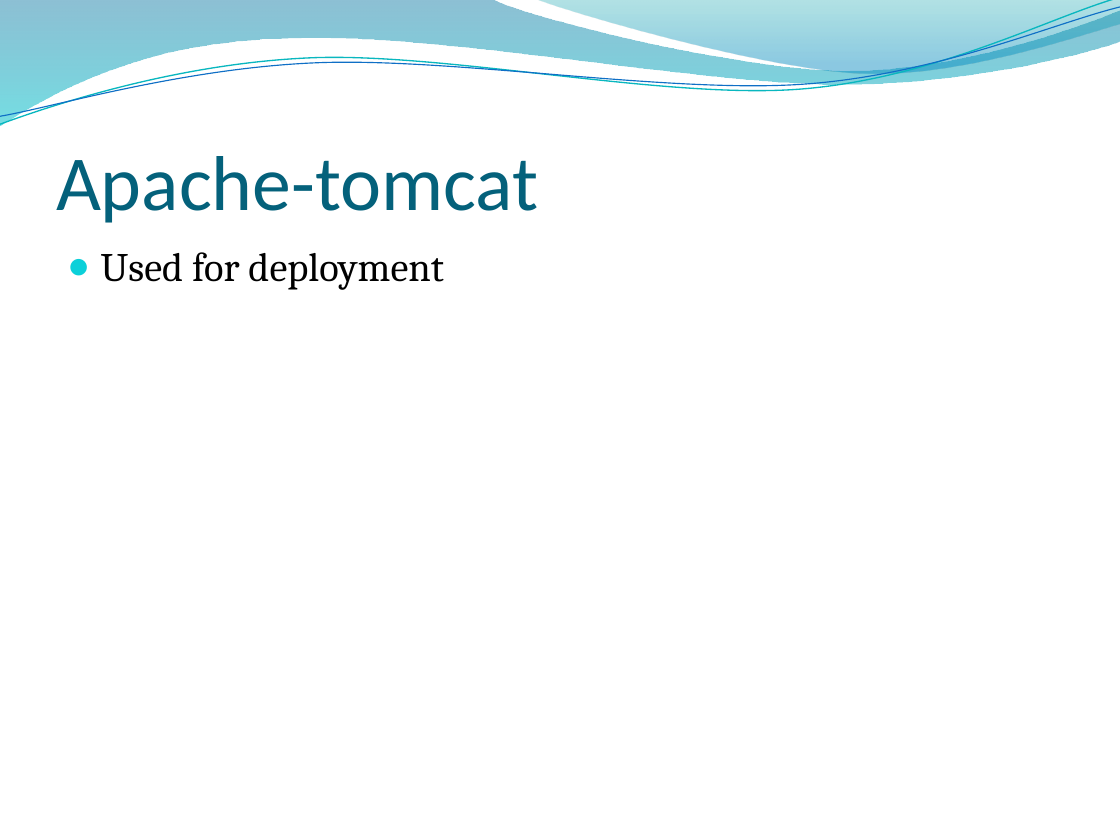
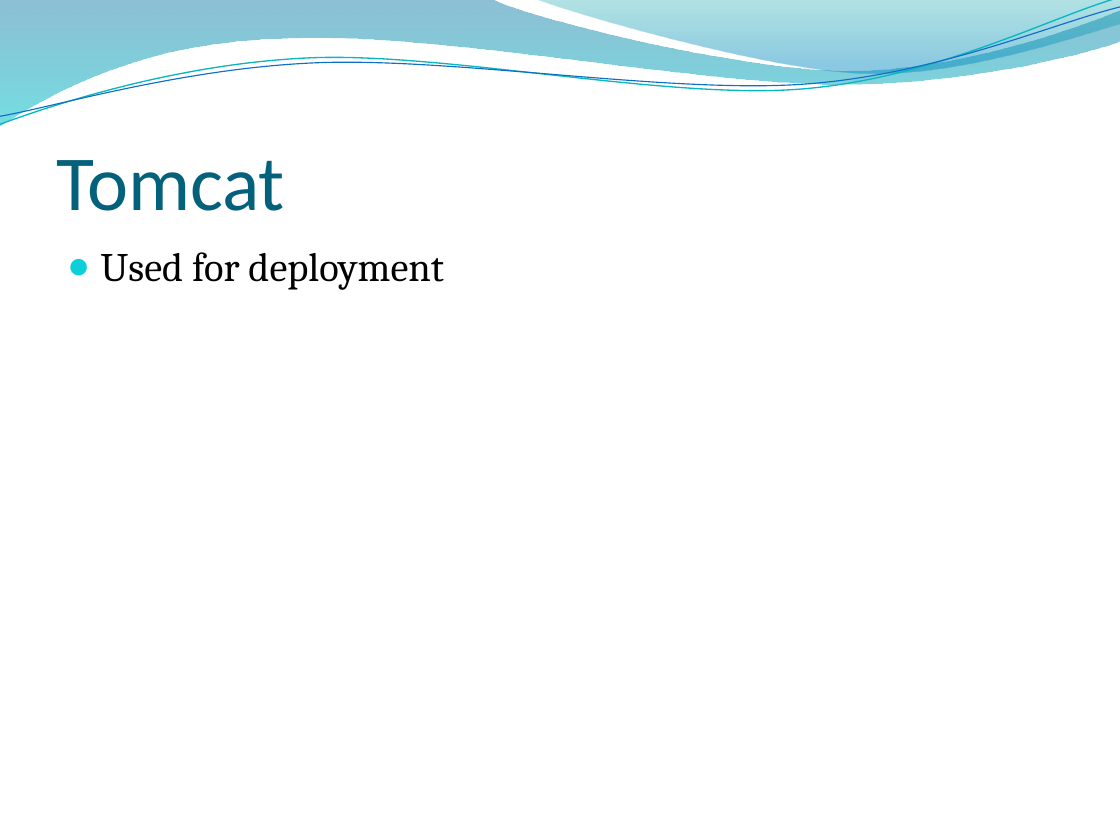
Before and after one commit to Brad94/Team2CIProject, a slide deck: slide 22 of Presentation.pptx (slide 23 before the commit). Drawn at 1120x840 pixels with LibreOffice and Linux fonts; fonts in the diff are those of the drawing; background and template pictures are left out. Boxes give left, top, right and bottom in pixels: in the first picture for what was removed or moved away, otherwise in the second. Text is boxed around its words. In the diff, an @@ line names an element or a change of style, - is before the commit and + after.

```diff
--- a/Presentation.pptx
+++ b/Presentation.pptx
@@ title at box(56, 160, 285, 211): text changed @@
-Apache-tomcat
+Tomcat
```
Also in this commit, not shown: 9 other slides changed, 7 slides added.
